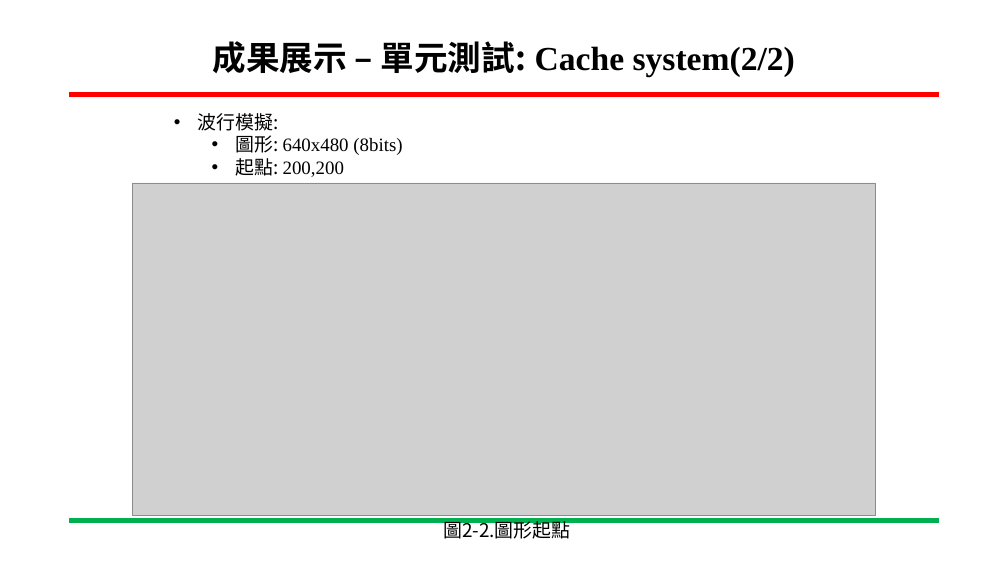
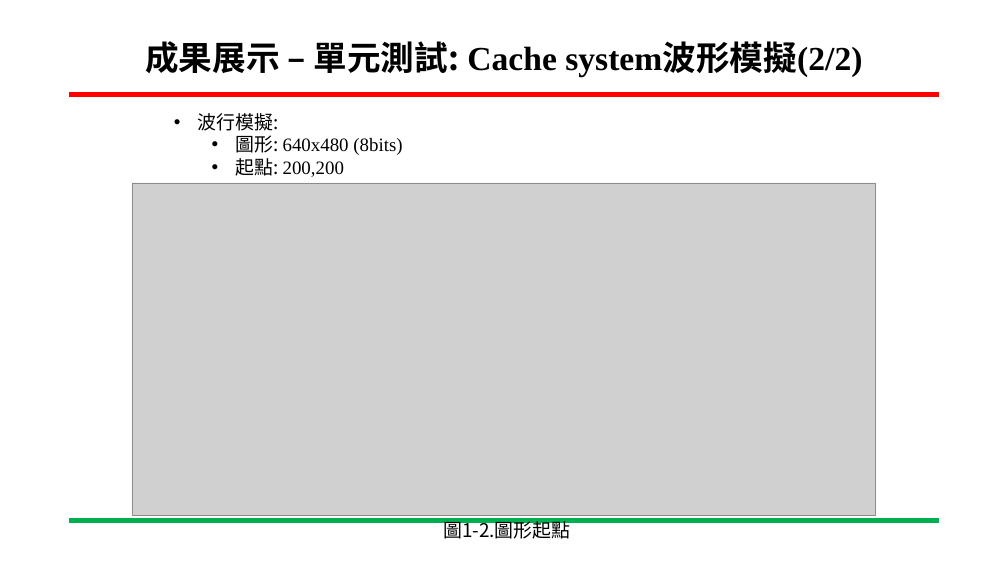
Before and after one commit to ing0331/FPGA, a slide deck: slide 22 of HW8_Canny_BRam/N06-Tutorial/專案進度報告-Canny_VGA-吳東穎-20230607.pptx. Drawn at 1008x567 pixels with LibreOffice and Linux fonts; fonts in the diff are those of the drawing; grey boxes stand for pictures; background and template pictures are left out. Boxes give left, top, right and bottom in pixels: in the first picture for what was removed or moved away, otherwise in the second. Text is boxed around its words. In the diff, an @@ line names an element or a change of style, - is before the commit and + after.

```diff
--- a/HW8_Canny_BRam/N06-Tutorial/專案進度報告-Canny_VGA-吳東穎-20230607.pptx
+++ b/HW8_Canny_BRam/N06-Tutorial/專案進度報告-Canny_VGA-吳東穎-20230607.pptx
@@ title at (145, 41, 862, 77): text changed @@
-成果展示 – 單元測試: Cache system(2/2)
+成果展示 – 單元測試: Cache system波形模擬(2/2)
@@ text at (443, 518, 570, 543): text changed @@
-圖2-2.圖形起點
+圖1-2.圖形起點
```
Also in this commit, not shown: 18 other slides changed, 4 slides added, 3 slides removed, 2 other files.
